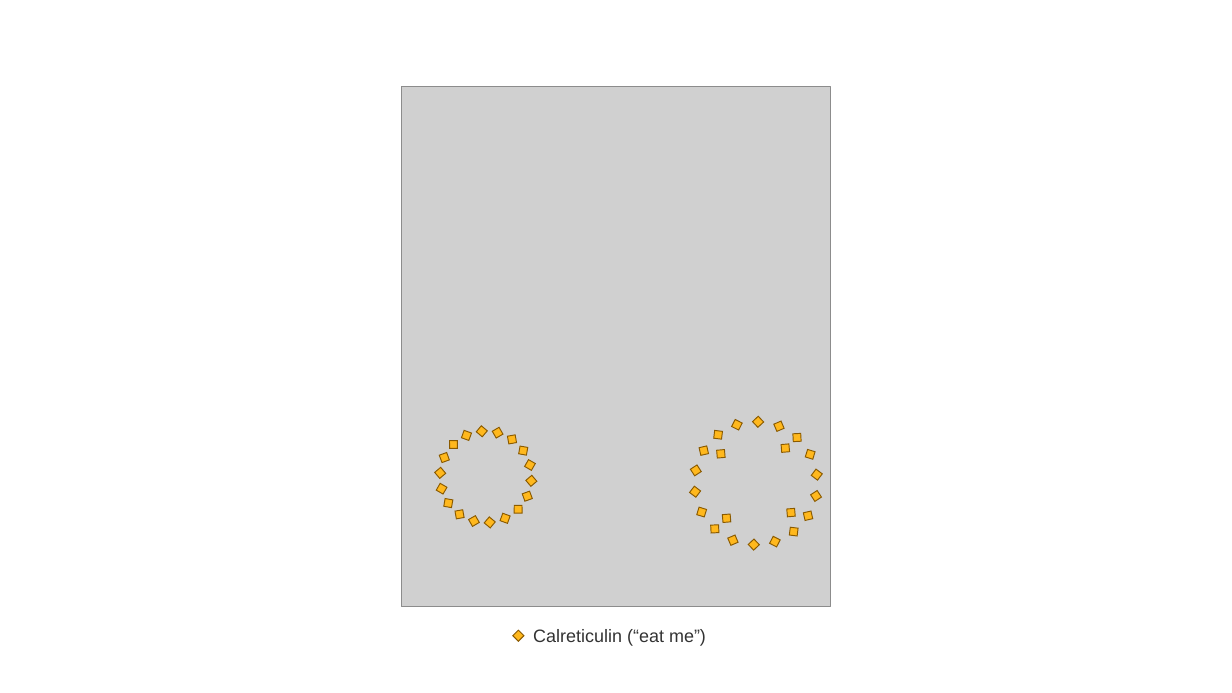
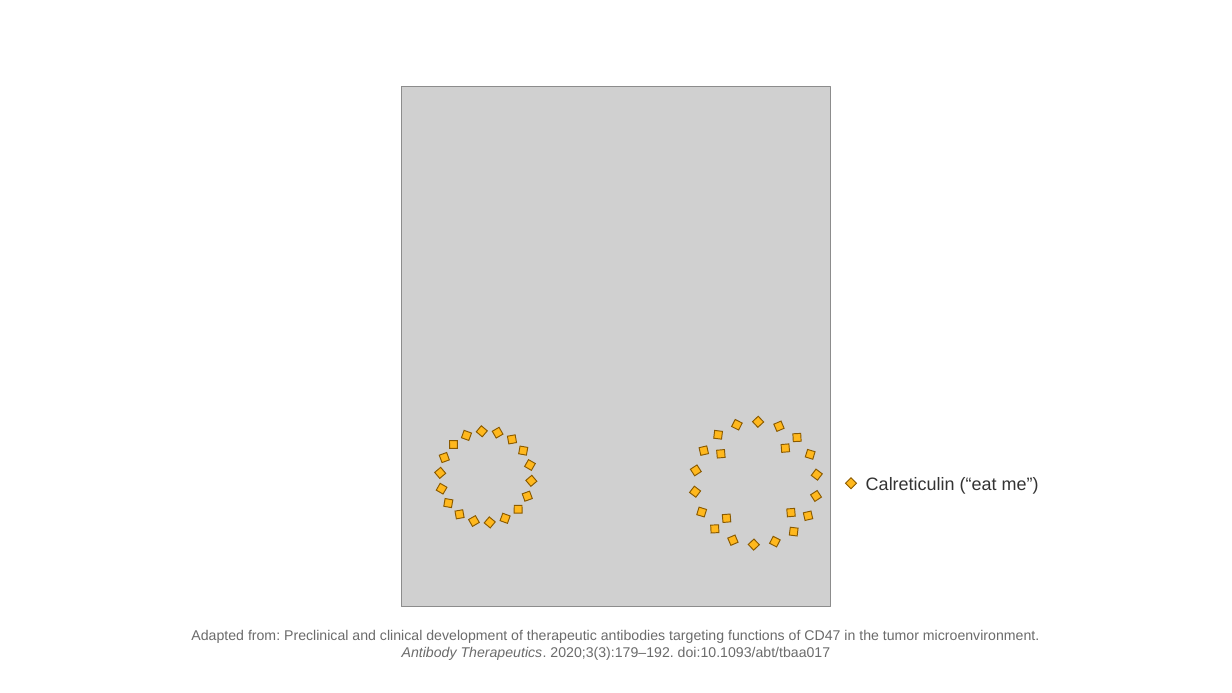
Before and after one commit to samuelcheshier/Research-Proposal, a slide deck: slide 1 of RBC_Macs_Calreticulin.pptx. Drawn at 1232x693 pixels with LibreOffice and Linux fonts; fonts in the diff are those of the drawing; grey boxes stand for pictures. Boxes give left, top, right and bottom in pixels: in the first picture for what was removed or moved away, otherwise in the second. Text is boxed around its words. In the diff, an @@ line names an element or a change of style, - is before the commit and + after.

```diff
--- a/RBC_Macs_Calreticulin.pptx
+++ b/RBC_Macs_Calreticulin.pptx
@@ diamond: place and size @@
-diamond at (513,630,524,641)
+diamond at (846,478,857,489)
@@ text "Calreticulin (“eat me”)": place and size @@
-text "Calreticulin (“eat me”)" at (533,629,706,646)
+text "Calreticulin (“eat me”)" at (866,477,1039,494)
@@ text added at (191,630,1039,660), 11 pt, text #6B6B6B @@
+Adapted from: Preclinical and clinical development of therapeutic antibodies targeting functions of CD47 in the tumor microenvironment. Antibody Therapeutics. 2020;3(3):179–192. doi:10.1093/abt/tbaa017
```
